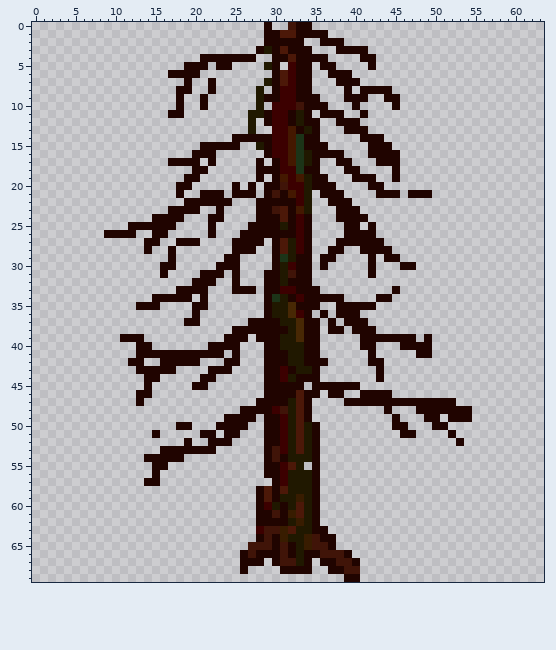
Sprite sheet: industries/logging-area/6.png. The first picture shows the starting point.
The file is 64x70 pixels. Colours within 5 levels of each other are drawn and written as one.
After the commit:
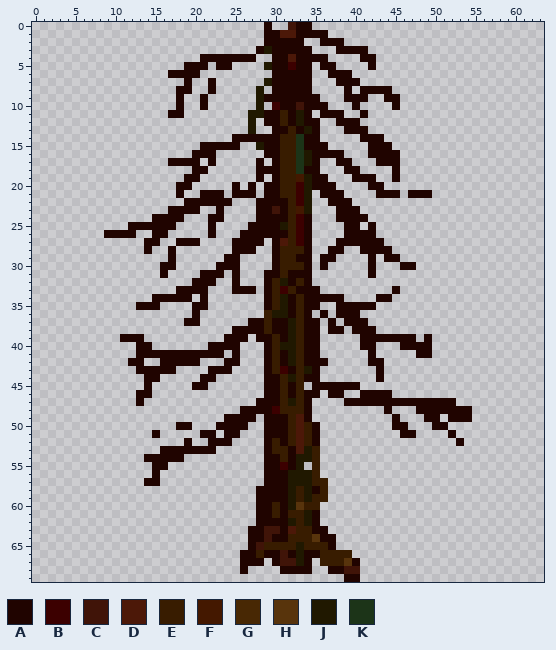
Palette (. is transparent): A #200400  B #3c0000  C #401408  D #4c1808  E #381c00  F #441800  G #482804  H #58340c  J #201800  K #1c3418
From the commit log: modified(industry): Logging Area Co-authored-by: TrueGRF <truegrf@truebrain.nl>
From old to new:
Colour A is added in row 5 at x 31; in row 57 at x 29; in rows 63 to 64 at x 27.
Colour A replaces colour B in rows 6 to 7 at x 32; in rows 8 to 10 at x 31 to 32; in rows 11 to 12 at x 30; in row 13 at x 30 to 31; in rows 14 to 16 at x 30; in rows 49 to 52 at x 31.
Colour A replaces colour B in rows 56 to 57 at x 31; in row 60 at x 29; in row 63 at x 28.
Colour A replaces colour C in row 21 at x 30; in row 31 at x 32; in row 54 at x 30; in rows 65 to 66 at x 27.
Colour A replaces colour D in row 3 at x 31; in rows 6 to 7 at x 31; in rows 23 to 24 at x 31; in row 55 at x 32; in row 58 at x 29 and 31; in row 59 at x 29.
Colour A replaces colour E in rows 63 to 64 at x 31.
Colour A replaces colour G in rows 35 to 36 at x 32.
Colour A replaces colour J in row 37 at x 31; in row 39 at x 31; in rows 53 to 54 at x 32; in row 59 at x 31.
Colour E is added in rows 57 to 59 at x 36.
Colour E replaces colour A in row 21 at x 31; in rows 22 to 26 at x 32; in row 30 at x 33; in row 32 at x 30 and 33; in row 33 at x 30; in row 35 at x 33.
Colour E replaces colour A in rows 36 to 38 at x 29; in rows 39 to 43 at x 30; in row 44 at x 33; in row 45 at x 31 and 33; in rows 46 to 47 at x 31; in row 52 at x 30.
Colour E replaces colour A in row 53 at x 35; in row 54 at x 31 and 35; in rows 55 to 57 at x 35; in rows 59 to 60 at x 35; in row 65 at x 30 and 32; in row 66 at x 28 and 39.
Colour E replaces colour A in row 67 at x 36 to 37.
Colour E replaces colour B in rows 11 to 12 at x 31; in rows 14 to 17 at x 31; in row 18 at x 31 to 32; in rows 19 to 20 at x 32; in row 28 at x 33; in row 30 at x 32.
Colour E replaces colour B in row 33 at x 32; in row 34 at x 33; in row 36 at x 33; in row 44 at x 31; in row 53 at x 31.
Colour E replaces colour C in row 20 at x 31; in row 48 at x 31; in row 53 at x 30; in row 61 at x 30; in row 65 at x 29, 31 and 35 to 36; in row 66 at x 36 to 38.
Colour E replaces colour C in row 67 at x 38.
Colour E replaces colour D in row 28 at x 31; in rows 46 to 48 at x 33; in row 61 at x 33.
Colour E replaces colour F in rows 13 to 17 at x 32; in row 19 at x 31; in row 21 at x 32.
Colour E replaces colour G in rows 37 to 39 at x 33.
Colour E replaces colour J in rows 27 to 29 at x 32; in rows 30 to 31 at x 31; in row 35 at x 30; in rows 40 to 43 at x 33; in rows 48 to 49 at x 32; in rows 50 to 52 at x 32 and 34.
Colour E replaces colour J in row 58 at x 33; in row 60 at x 30 and 34; in row 63 at x 33 to 34; in row 64 at x 32 to 33.
Colour E replaces colour K in row 29 at x 31; in row 34 at x 30.
Colour H replaces colour C in row 64 at x 35; in row 67 at x 39.
Colour H replaces colour D in row 60 at x 33.
Where, in picture pixels (left, top, right, bottom), the same in both pictures:
changed: (248, 46, 352, 566)
